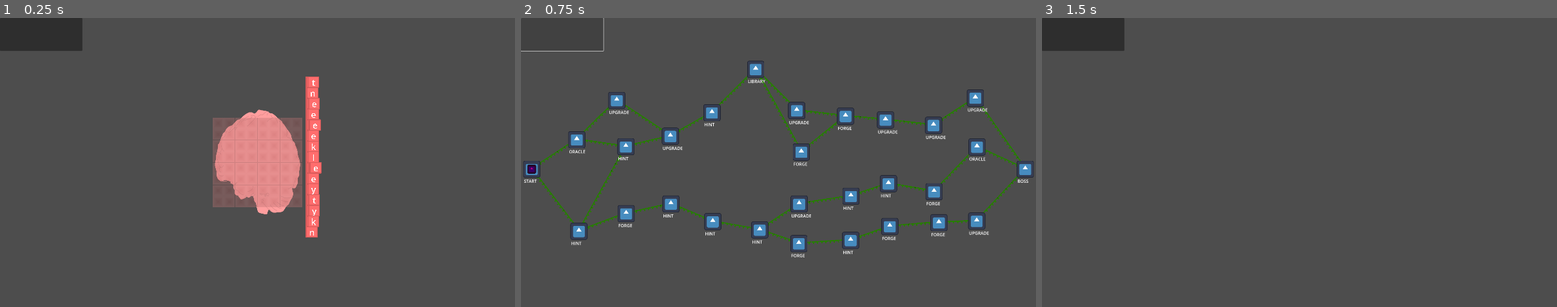
Above: before the commit, frames 1-3 (left to right).
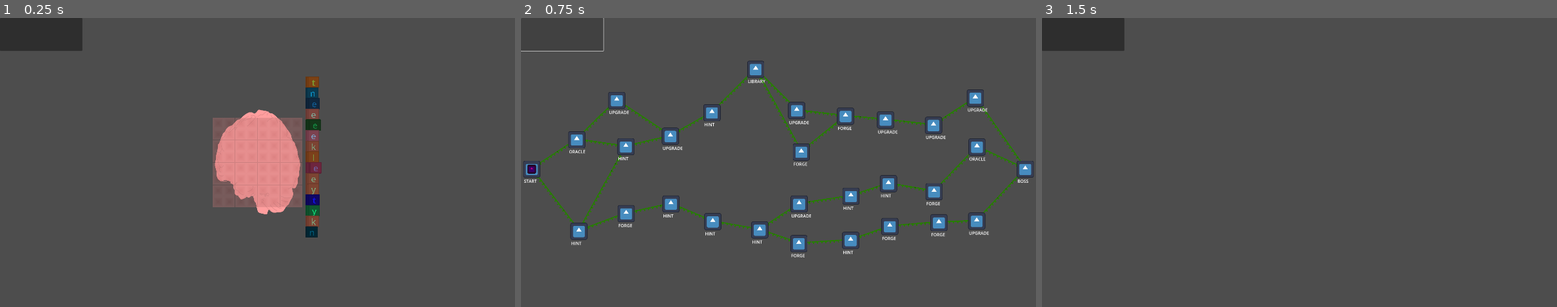
Above: after the commit, the same moments.

Repository: hulien22/ldjam54
Game: Godot game, scene res://scenes/main.tscn
Two runs of this game, one before a commit and one after it. Both use one fixed random seed, a clock stepped at 60 frames per second and the inputs below. The engine's default icon, where the game draws it, is replaced by a stand-in: a white triangle on a blue panel in a dark square.
Inputs (mouse positions are in pixels of both pictures, inside the frame that each line leads up to):
- Up to frame 1 (0.25 s): no input
- Up to frame 2 (0.75 s): click (562, 35) at 0.5 s
- Up to frame 3 (1.5 s): click (1098, 139) at 1.27 s

The runs differ from the first frame. In frame 1, 1.5% of the frame differs, in the area x 59-63%, y 20-76%; in frame 2, nothing differs; in frame 3, nothing differs.

Commit message:
temp color for words

Diff:
--- a/scripts/WordTile.gd
+++ b/scripts/WordTile.gd
@@ -54,6 +54,8 @@
 		tiles.append(tile);
 		add_child(tile);
 
+	modulate = Color(word.hash() | 0x000000ff);
+
 
 func on_grid():
 	return grid_posn != NOT_ON_GRID;
Not shown: 1 places in scenes/main.tscn that only renumber resources
